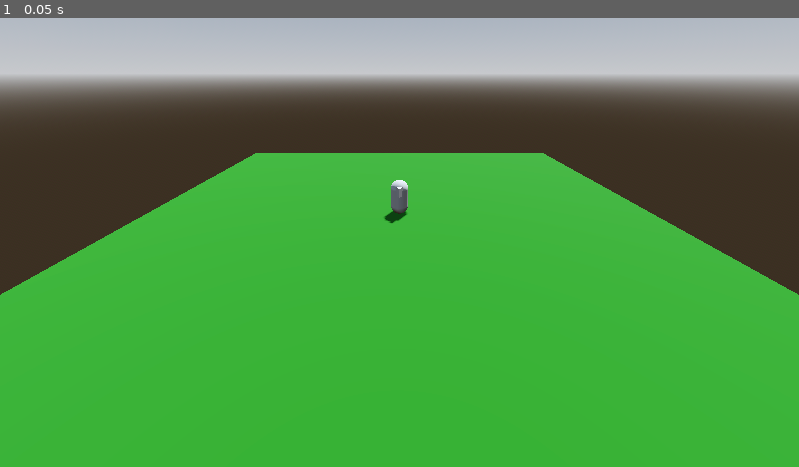
Above: before the commit, frame 1.
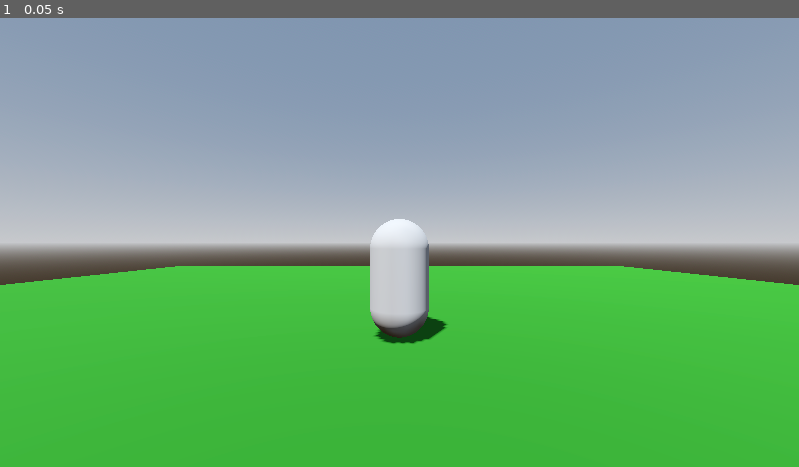
Above: after the commit, the same moment.

Repository: Zokerus/3D-RPG
Game: Godot game, scene res://main.tscn
Two runs of this game, one before a commit and one after it. Both use one fixed random seed, a clock stepped at 60 frames per second and the inputs below.
Inputs:
- Up to frame 1 (0.05 s): no input

The runs differ from the first frame. In frame 1, 57% of the frame differs, in the area x 0-100%, y 0-73%.

Commit message:
add camera controller

Diff:
--- /dev/null
+++ b/Camera/camera_controller.tscn
@@ -0,0 +1,8 @@
+[gd_scene format=3 uid="uid://flc3divxdgm8"]
+
+[node name="CameraController" type="SpringArm3D"]
+transform = Transform3D(-1, 0, -8.74228e-08, 0, 1, 0, 8.74228e-08, 0, -1, 0, 1.6, 0)
+spring_length = 5.0
+
+[node name="Camera3D" type="Camera3D" parent="."]
+current = true
--- a/main.tscn
+++ b/main.tscn
@@ -1,14 +1,13 @@
-[gd_scene load_steps=3 format=3 uid="uid://d2pkt3e6r0mc2"]
+[gd_scene load_steps=4 format=3 uid="uid://d2pkt3e6r0mc2"]
 
 [ext_resource type="PackedScene" uid="uid://c5mpt4vi8s63k" path="res://Level/test_level.tscn" id="1_bkj5s"]
 [ext_resource type="PackedScene" uid="uid://vcq2j7yygxsg" path="res://Player/player.tscn" id="2_df4vu"]
+[ext_resource type="PackedScene" uid="uid://flc3divxdgm8" path="res://Camera/camera_controller.tscn" id="3_5wbq8"]
 
 [node name="main" type="Node3D"]
 
 [node name="TestLevel" parent="." instance=ExtResource("1_bkj5s")]
 
-[node name="Camera3D" type="Camera3D" parent="."]
-transform = Transform3D(1, 0, 0, 0, 0.866025, 0.5, 0, -0.5, 0.866025, 0, 7.19593, 16)
-current = true
+[node name="Player" parent="." instance=ExtResource("2_df4vu")]
 
-[node name="Player" parent="." instance=ExtResource("2_df4vu")]
+[node name="CameraController" parent="Player" instance=ExtResource("3_5wbq8")]
